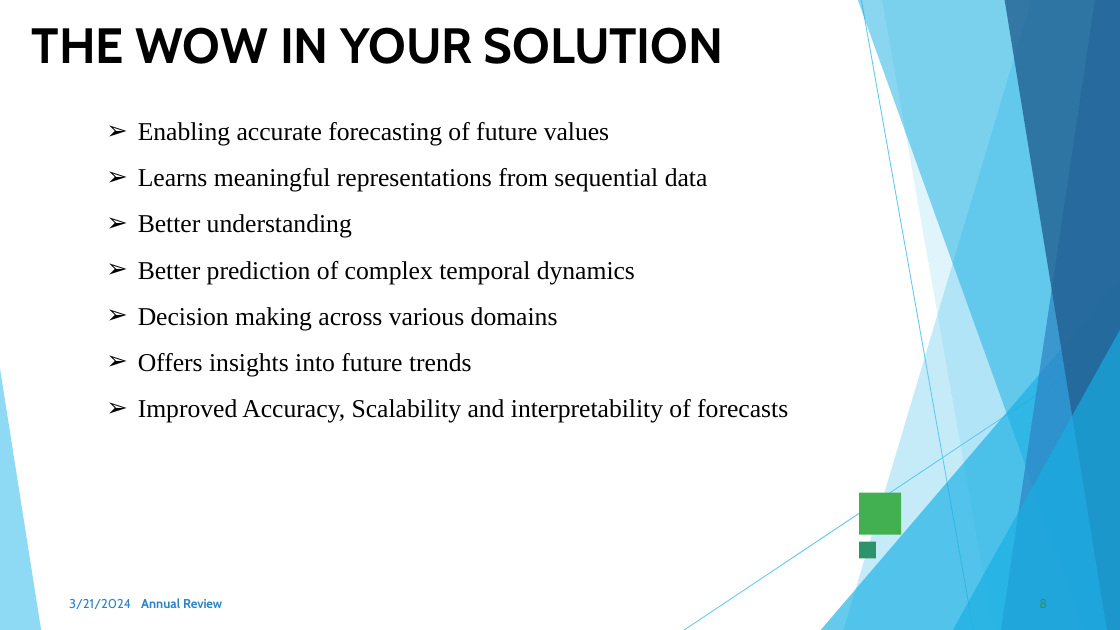
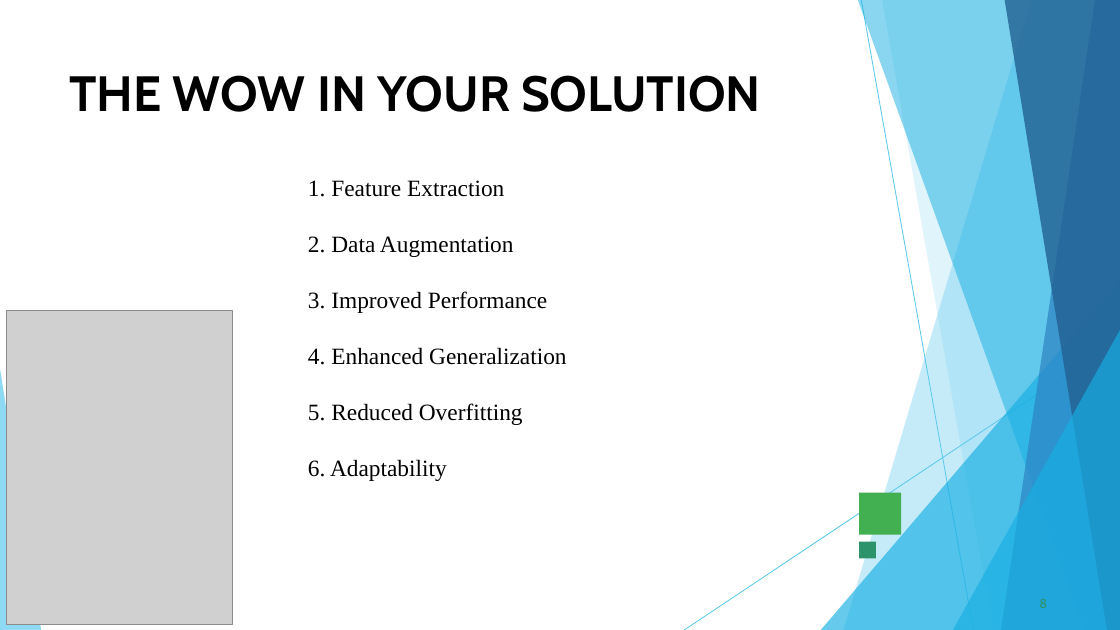
Before and after one commit to Praveena1108/tnsdc-genAI, a slide deck: slide 8 of TNSDC-GENAI PPT.pptx. Drawn at 1120x630 pixels with LibreOffice and Linux fonts; fonts in the diff are those of the drawing; grey boxes stand for pictures. Boxes give left, top, right and bottom in pixels: in the first picture for what was removed or moved away, otherwise in the second. Text is boxed around its words. In the diff, an @@ line names an element or a change of style, - is before the commit and + after.

```diff
--- a/TNSDC-GENAI PPT.pptx
+++ b/TNSDC-GENAI PPT.pptx
@@ title "THE WOW IN YOUR SOLUTION" moved from (x1=32, y1=27, x2=723, y2=64) to (x1=69, y1=75, x2=760, y2=112) @@
@@ text at (x1=308, y1=180, x2=566, y2=481): text changed; size 22 to 20 pt @@
-➢ Enabling accurate forecasting of future values
-➢ Learns meaningful representations from sequential data
-➢ Better understanding
-➢ Better prediction of complex temporal dynamics
-➢ Decision making across various domains
-➢ Offers insights into future trends
-➢ Improved Accuracy, Scalability and interpretability of forecasts
+            1. Feature Extraction
+            2. Data Augmentation
+            3. Improved Performance
+            4. Enhanced Generalization
+            5. Reduced Overfitting
+            6. Adaptability
@@ picture added at (x1=6, y1=311, x2=233, y2=625) @@
@@ text removed at (x1=69, y1=598, x2=222, y2=609) @@
-3/21/2024 Annual Review
```
Also in this commit, not shown: 8 other slides changed, 2 slides added, 2 slides removed.
